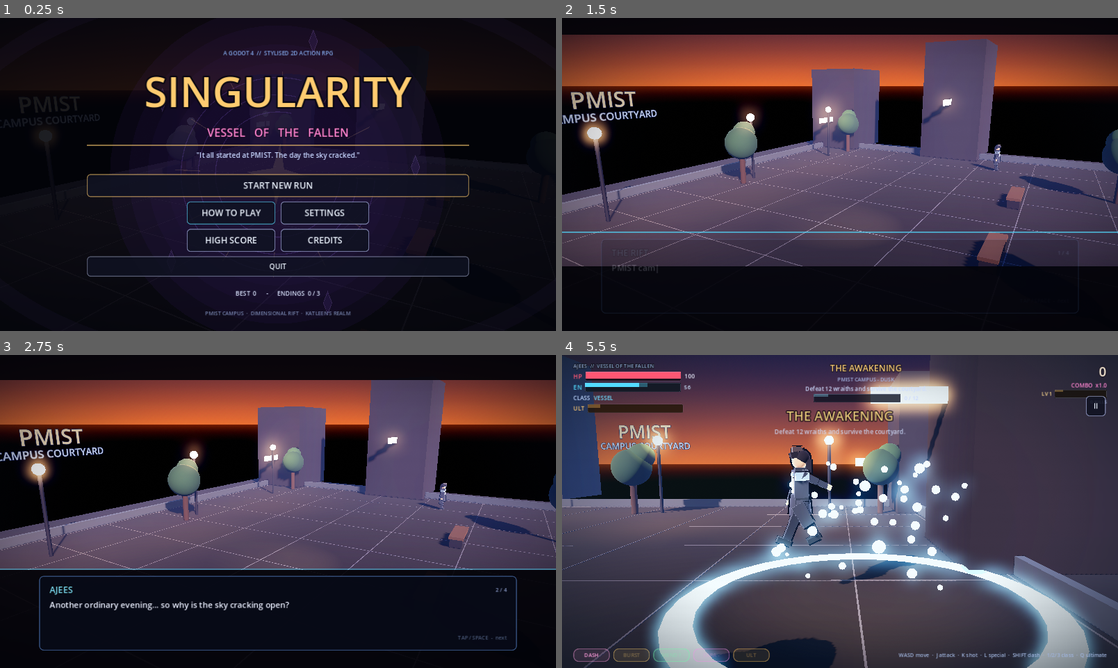
Above: before the commit, frames 1-4 (two rows, left to right).
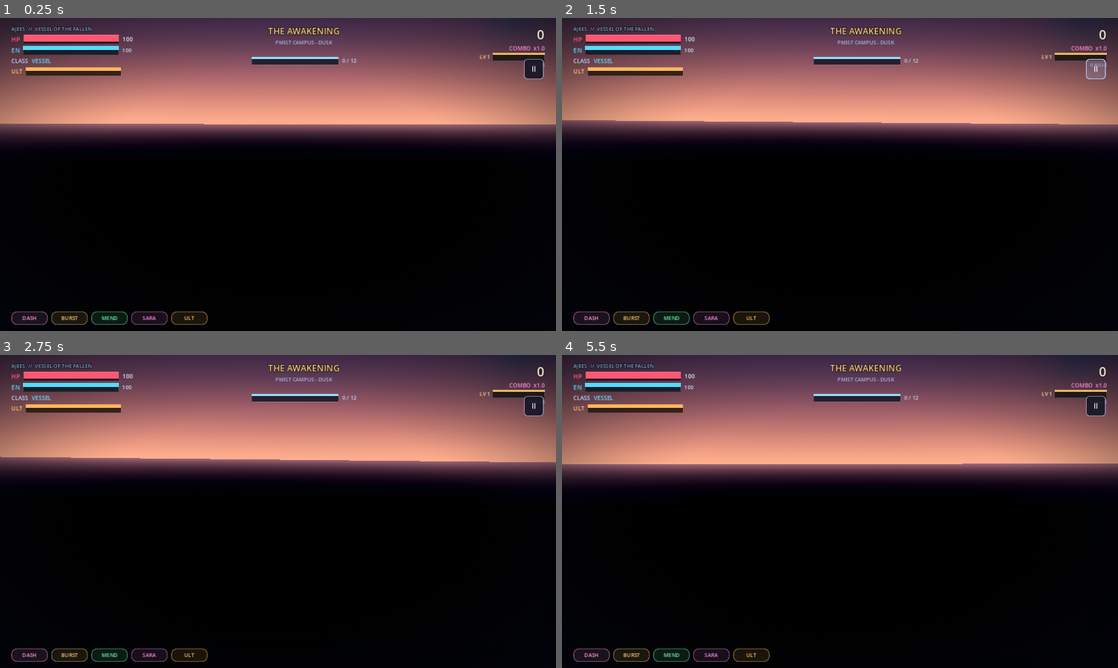
Above: after the commit, the same moments.

Repository: abdulkather82821-shadow/Singularity-Mobile-game
Game: Godot game, scene res://res/scenes/main.tscn
Same seed, same stepped clock (60 frames per second), same inputs: the game is played once before the commit and once after it. Sound files missing from this copy of the repository are replaced by a short silence.
Inputs (mouse positions are in pixels of both pictures, inside the frame that each line leads up to):
- Up to frame 1 (0.25 s): no input
- Up to frame 2 (1.5 s): click "START NEW RUN" (after the commit: "II") at 0.5 s; click "BEGIN" (after the commit: "II") at 1.25 s
- Up to frame 3 (2.75 s): tap Enter at 2 s; move the mouse to (400, 495) at 2.02 s; hold D (move_right) from 2.03 s (still down); hold J (attack) from 2.03 s (still down); click (400, 495) at 2.17 s; tap Space (jump) at 2.27 s
- Up to frame 4 (5.5 s): release D (move_right) at 2.75 s; release J (attack) at 2.75 s; drag from (728, 527) to (812, 574) at 2.77 s; move the mouse to (895, 442) at 3.52 s; hold D (move_right) 3.53-4.25 s; hold H (heal) 3.53-4.25 s; drag from (812, 574) to (673, 464) at 4.27 s; move the mouse to (1006, 558) at 5.02 s; hold A (move_left) from 5.03 s (still down); hold L (special) from 5.03 s (still down); tap Space (jump) at 5.27 s

The runs differ from the first frame. In frame 1, 69% of the frame differs, in the area x 0-100%, y 0-100%; in frame 2, 74%; in frame 3, 65%; in frame 4, 89%, in the area x 0-100%, y 1-100%.
Error after the commit: Parse Error: Identifier "ruler" not declared in the current scope. (res://res/scripts/main.gd:1489)

Commit message:
chore: drop the debug ruler, tone the hero light down
Co-authored-by: arena-agent <297053741+arena-agent@users.noreply.github.com>

Diff:
--- a/res/scripts/main.gd
+++ b/res/scripts/main.gd
@@ -1482,18 +1482,6 @@
 			_spawn_enemy("grunt" if i < 2 else "stalker", Vector3(-3.4 + float(i) * 3.4, 0.0, -2.2 + float(i) * 1.2))
 		effects.burst(player.body_center(), Color(0.5, 0.85, 1.0), 40, 6.0, 0.9, 0.1, 1.0)
 		effects.ring(player.position, 0.6, 4.0, Color(0.45, 0.85, 1.0), 0.12, 2.4)
-		var ruler := MeshInstance3D.new()
-		var ruler_mesh := BoxMesh.new()
-		ruler_mesh.size = Vector3(0.55, 1.8, 0.55)
-		ruler.mesh = ruler_mesh
-		var ruler_mat := StandardMaterial3D.new()
-		ruler_mat.albedo_color = Color(1.0, 1.0, 1.0)
-		ruler_mat.emission_enabled = true
-		ruler_mat.emission = Color(1.0, 0.9, 0.4)
-		ruler_mat.emission_energy_multiplier = 0.6
-		ruler.material_override = ruler_mat
-		ruler.position = player.position + Vector3(2.2, 0.9, 0.0)
-		actors.add_child(ruler)
 		await get_tree().create_timer(2.0).timeout
 		var f2: Vector2 = camera_rig.camera.unproject_position(player.global_position)
 		var h2: Vector2 = camera_rig.camera.unproject_position(
--- a/res/scripts/world/camera_rig.gd
+++ b/res/scripts/world/camera_rig.gd
@@ -31,9 +31,9 @@
 	var hero := SpotLight3D.new()
 	hero.name = "HeroLight"
 	hero.light_color = Color(1.0, 0.93, 0.82)
-	hero.light_energy = 3.4
+	hero.light_energy = 2.2
 	hero.spot_range = 17.0
-	hero.spot_angle = 34.0
+	hero.spot_angle = 30.0
 	hero.spot_angle_attenuation = 0.6
 	hero.shadow_enabled = false
 	hero.position = Vector3(0.4, 4.2, 1.6)
